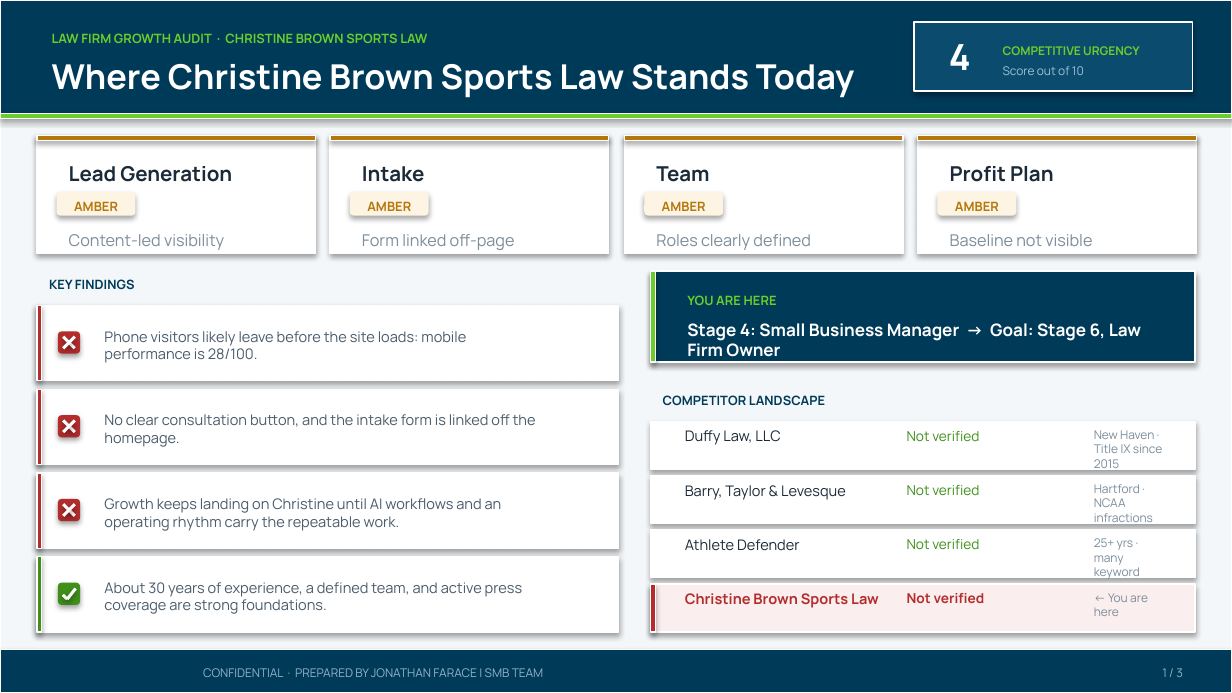
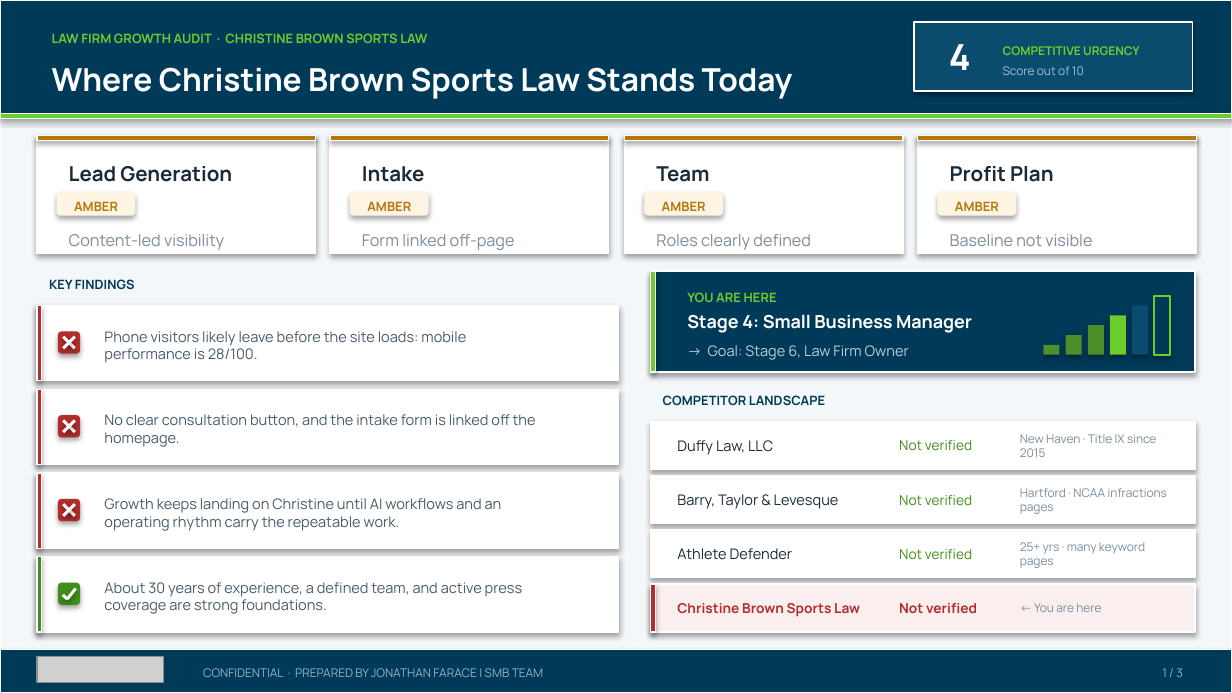
Before and after one commit to SMB-Team-Technology/workwith-smbteam, a slide deck: slide 1 of christine-brown-sports-law/Christine Brown Sports Law_October 22, 2026_Proposal.pptx. Drawn at 1232x693 pixels with LibreOffice and Linux fonts; fonts in the diff are those of the drawing; grey boxes stand for pictures. Boxes give left, top, right and bottom in pixels: in the first picture for what was removed or moved away, otherwise in the second. Text is boxed around its words. In the diff, an @@ line names an element or a change of style, - is before the commit and + after.

```diff
--- a/christine-brown-sports-law/Christine Brown Sports Law_October 22, 2026_Proposal.pptx
+++ b/christine-brown-sports-law/Christine Brown Sports Law_October 22, 2026_Proposal.pptx
@@ text "Where Christine Brown Sports Law ..." at [52,67,793,99]: size 20 to 18.5 pt; vertical alignment top to middle @@
@@ rectangle: place and size @@
-rectangle at [650,271,1195,362]
+rectangle at [650,271,1195,372]
@@ rectangle: place and size @@
-rectangle at [650,271,655,362]
+rectangle at [650,271,655,372]
@@ rectangle added at [1154,296,1170,355], fill #003A59, outline #69CD2B 1 pt @@
@@ text at [687,314,972,333]: text changed; size 10 to 10.5 pt @@
-Stage 4: Small Business Manager → Goal: Stage 6, Law Firm Owner
+Stage 4: Small Business Manager
@@ rectangle added at [1088,325,1104,355], fill #4F8F2A @@
@@ rectangle added at [1110,315,1126,355], fill #69CD2B @@
@@ rectangle added at [1132,306,1148,355], fill #0B4C6E @@
@@ text added at [708,345,909,360], 8.5 pt, text #B8CDDD @@
+→ Goal: Stage 6, Law Firm Owner
@@ rectangle added at [1044,345,1060,355], fill #4F8F2A @@
@@ rectangle added at [1066,335,1082,355], fill #4F8F2A @@
@@ text "Not verified": place and size @@
-text "Not verified" at [907,431,979,441]
+text "Not verified" at [899,440,972,450]
@@ text "New Haven · Title IX ...": place and size @@
-text "New Haven · Title IX ..." at [1094,430,1162,471]
+text "New Haven · Title IX ..." at [1020,434,1156,457]
@@ text "Not verified": place and size @@
-text "Not verified" at [907,485,979,495]
+text "Not verified" at [899,495,972,505]
@@ text "Hartford · NCAA infractions pages": place and size @@
-text "Hartford · NCAA infractions pages" at [1094,484,1153,540]
+text "Hartford · NCAA infractions pages" at [1020,488,1167,514]
@@ text "Not verified": place and size @@
-text "Not verified" at [907,539,979,549]
+text "Not verified" at [899,549,972,559]
@@ text "25+ yrs · many keyword ...": place and size @@
-text "25+ yrs · many keyword ..." at [1094,538,1140,594]
+text "25+ yrs · many keyword ..." at [1020,542,1145,568]
@@ 4 texts: place and size @@
-4 texts at [685,430,879,608]
+4 texts at [677,440,860,617]
@@ text "Christine Brown Sports Law" at [677,603,860,617]: size 8.5 to 8 pt; vertical alignment top to middle @@
@@ text "Not verified": place and size @@
-text "Not verified" at [907,593,985,603]
+text "Not verified" at [899,603,977,613]
@@ vertical alignment top to middle in 11 elements at [677,440,773,455], [677,494,839,509], [677,548,792,560], [899,495,972,505], [899,440,972,450], [899,549,972,559], [899,603,977,613], [1020,434,1156,457], [1020,488,1167,514], [1020,542,1145,568], [1034,603,1101,612] @@
@@ text "← You are here": place and size @@
-text "← You are here" at [1094,593,1148,616]
+text "← You are here" at [1034,603,1101,612]
@@ picture added at [37,657,164,683] @@
```
Also in this commit, not shown: 2 other slides changed, 4 other files.
